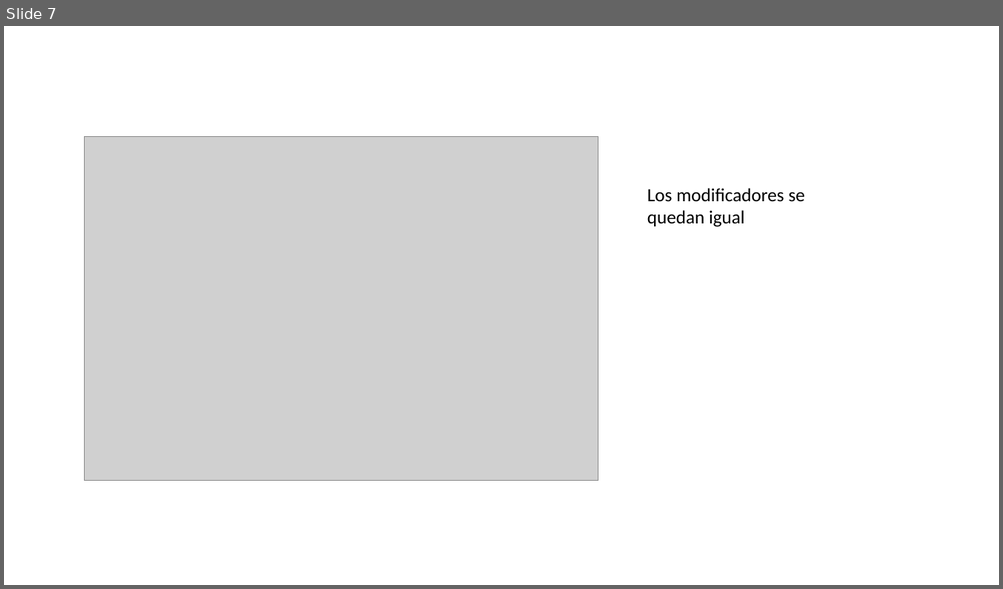
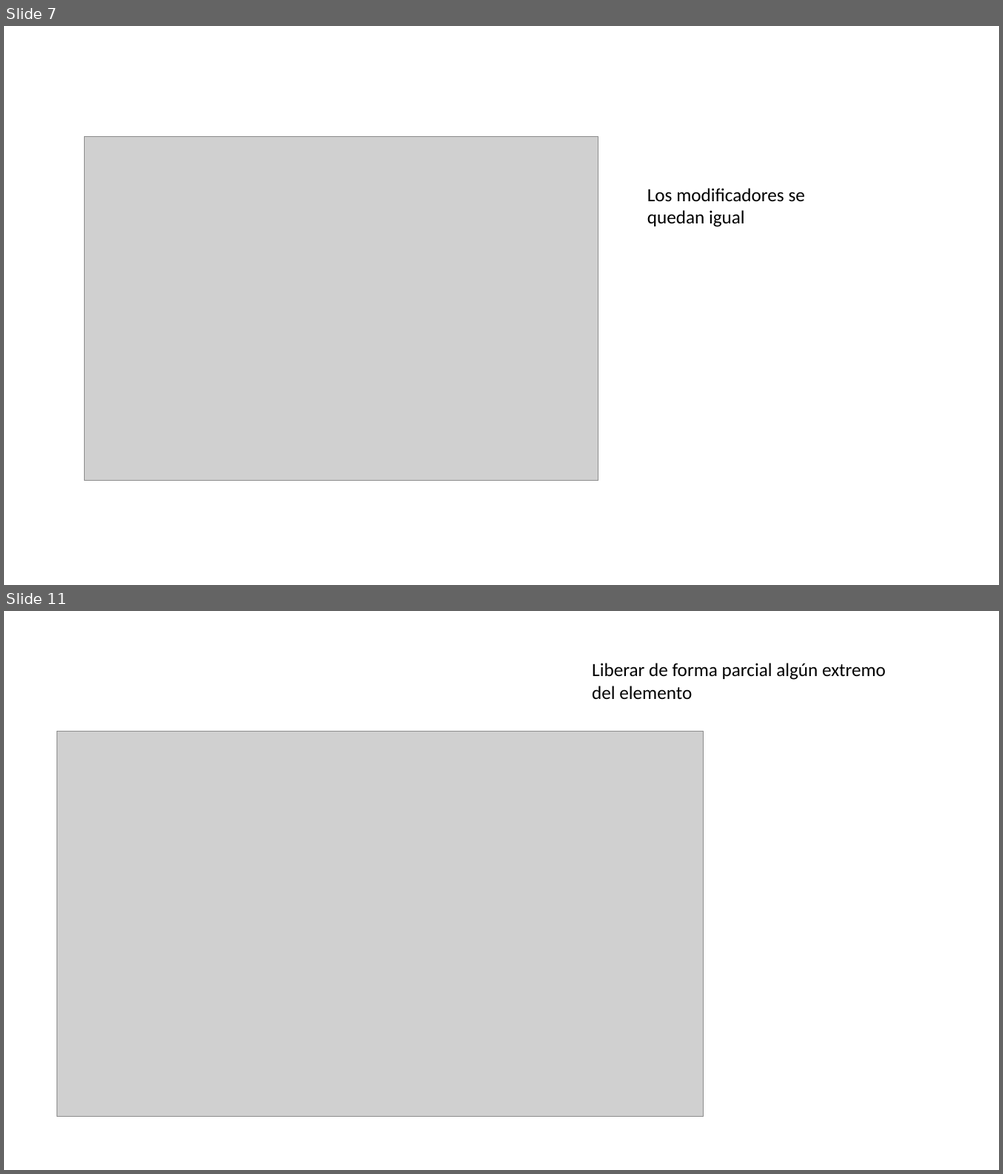
Before and after one commit to IvanRiveraU/gitPrimer-Semestre-25, a slide deck: vaq ETABS/capturas 2.pptx. Shown one above the other, each under a label of ours: slide 7 before the commit, slides 7 and 11 after it; the slides between them are not shown. The pictures are 1003x589 and 1003x1174 pixels, drawn with LibreOffice and Linux fonts; fonts in the diff are those of the drawing; grey boxes stand for pictures. Boxes give left, top, right and bottom in pixels: in the first picture for what was removed or moved away, otherwise in the second. Text is boxed around its words. In the diff, an @@ line names an element or a change of style, - is before the commit and + after.

```diff
--- a/vaq ETABS/capturas 2.pptx
+++ b/vaq ETABS/capturas 2.pptx
@@ slide 11 added at (4,611,999,1170), background #FFFFFF @@
@@ text added at (592,663,885,699), 18 pt, text #000000 @@
+Liberar de forma parcial algún extremo del elemento
@@ picture added at (57,731,704,1117) @@
```
Also in this commit, not shown: 1 slide changed, 3 other slides added, 4 other files.
